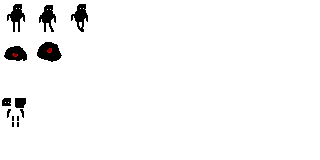
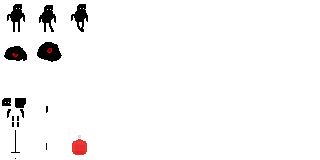
Layer changes from the first 320px x 160px image to the second:
painted on "Background" over [11, 106, 87, 159]
